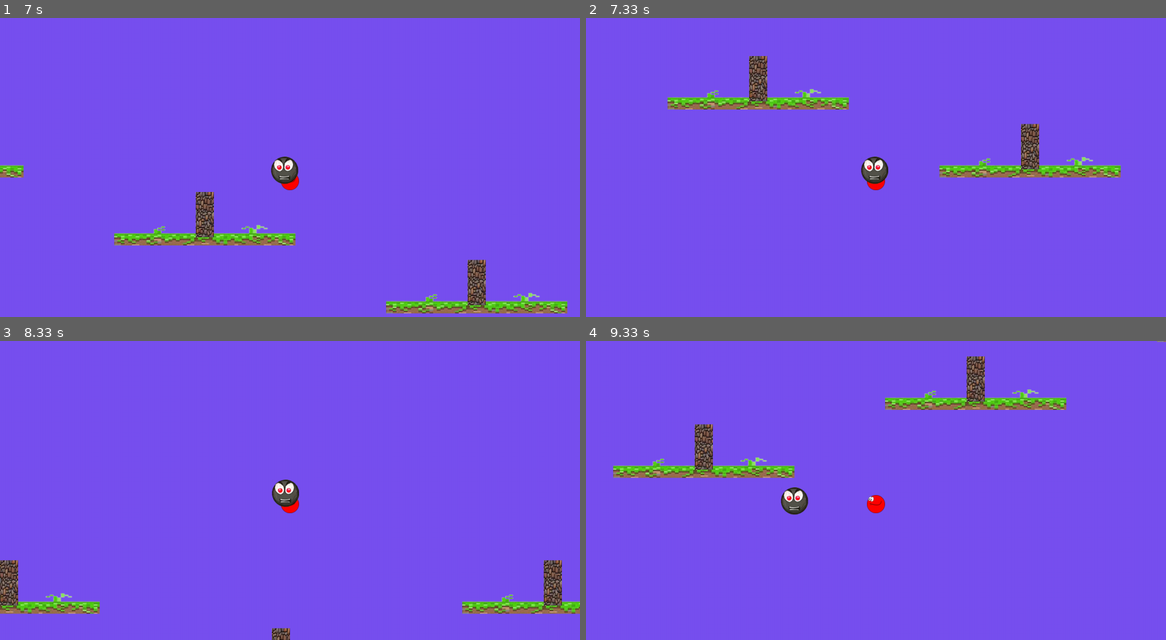
Above: before the commit, frames 1-4 (two rows, left to right).
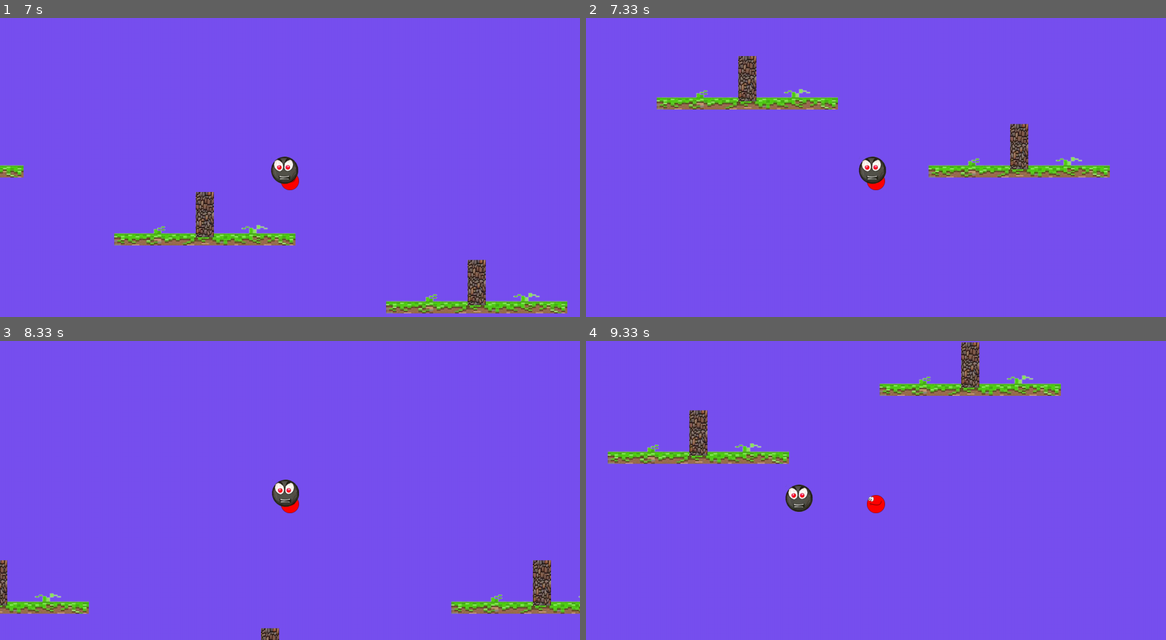
Above: after the commit, the same moments.

Repository: itu-itis24-akkan23/RedbollBackup
Game: pygame game, started from pygames/V1replay.py
Two runs of this game, one before a commit and one after it. Both use one fixed random seed, a clock stepped at 60 frames per second and the inputs below.
Inputs:
- Up to frame 1 (7 s): no input
- Up to frame 2 (7.33 s): no input
- Up to frame 3 (8.33 s): no input
- Up to frame 4 (9.33 s): no input

Frame 1 is identical in both runs. In frame 2, 3.7% of the frame differs, in the area x 12-93%, y 12-56%; in frame 3, 2.4%; in frame 4, 6.8%, in the area x 3-100%, y 0-59%.

Commit message:
commiting

Diff:
--- a/pygames/master.py
+++ b/pygames/master.py
@@ -23,19 +23,17 @@
 
 def mutate(survivors, learningRate):
     nsurv = survivors
-    for i in range(25):
+    for survivor in range(25):
         z = init()
         l = []
         ns = []
         for j in z:
             l.append(j*learningRate)
         for f in range(8):
-            ns.append(survivors[i][f]+l[f])
+            ns.append(survivors[survivor][f]+l[f])
         nsurv.append(ns)
     return nsurv
 
 
 if __name__ == "__main__":
     print(init())
-
-    # allah
Binary file changed: data.npy
